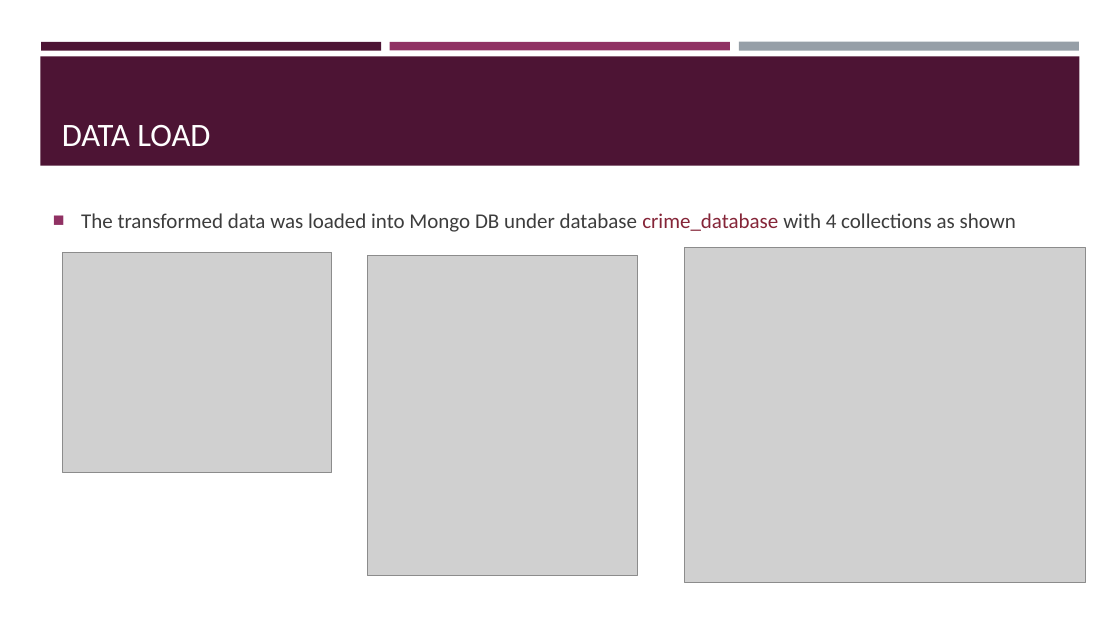
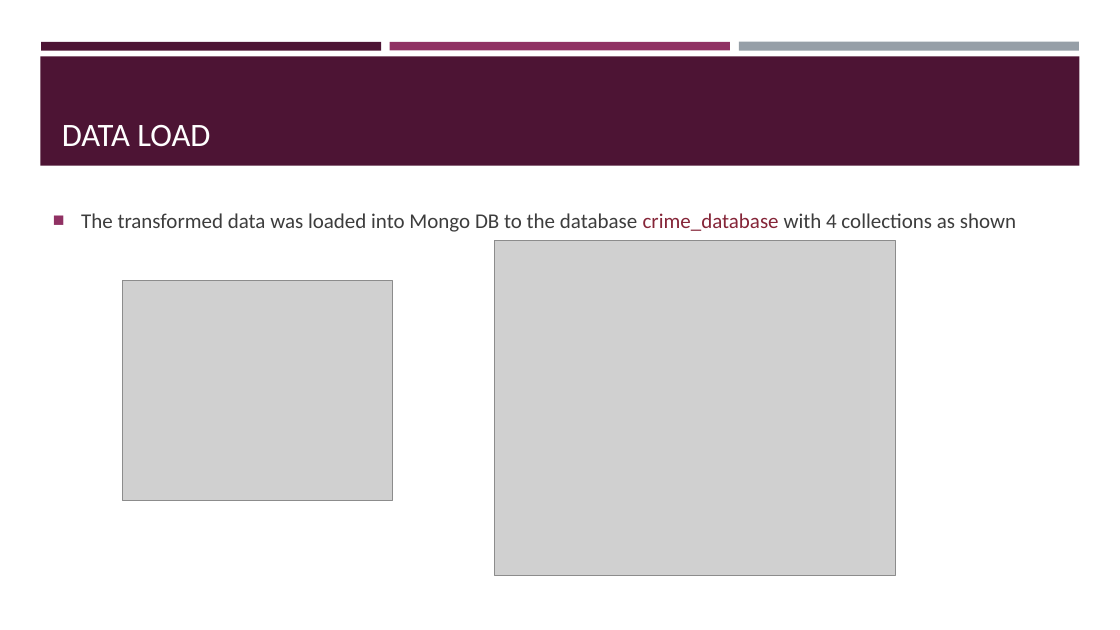
Before and after one commit to sherintm/crimedata-viz, a slide deck: slide 5 of Project 2 Presentation.pptx (slide 6 before the commit). Drawn at 1120x630 pixels with LibreOffice and Linux fonts; fonts in the diff are those of the drawing; grey boxes stand for pictures. Boxes give left, top, right and bottom in pixels: in the first picture for what was removed or moved away, otherwise in the second. Text is boxed around its words. In the diff, an @@ line names an element or a change of style, - is before the commit and + after.

Commit message:
Modified Presentation

```diff
--- a/Project 2 Presentation.pptx
+++ b/Project 2 Presentation.pptx
@@ text at [81, 213, 1016, 232]: text changed @@
-■ The transformed data was loaded into Mongo DB under database crime_database with 4 collections as shown
+■ The transformed data was loaded into Mongo DB to the database crime_database with 4 collections as shown
@@ picture removed at [368, 255, 638, 576] @@
@@ picture: place and size @@
-picture at [685, 247, 1086, 582]
+picture at [495, 241, 896, 576]
@@ picture: place and size @@
-picture at [62, 252, 332, 472]
+picture at [123, 281, 392, 501]
```
Also in this commit, not shown: 8 other slides changed, 2 slides added, 3 slides removed.
